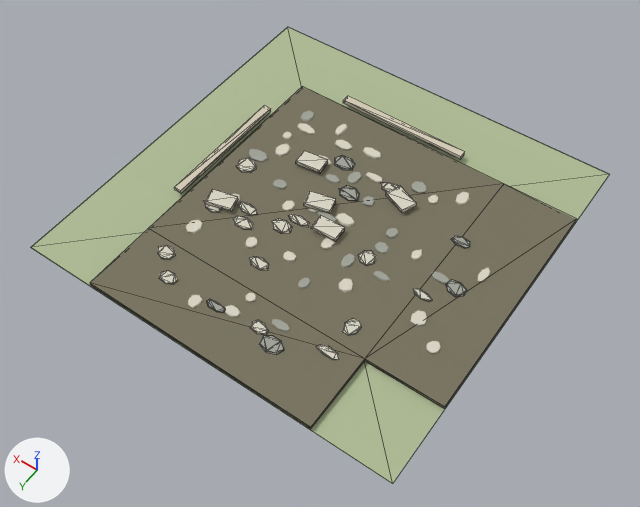
The glTF model frontend/public/assets/buildings/roads/common_road/common_road_corner_wn_construction.glb, before and after one commit.
The view is the same before and after, from a camera (50 mm lens) standing at (-2.87, 4.16, 5.84) and looking at (-0.12, 0.32, -0.2). Every picture has the same lights, and +X, +Y and +Z are marked at lower left. The older version comes first. Mesh edges are drawn as thin lines on the coarser meshes. Where no turn or scale is listed for an object, it has been applied to the vertices. Vertices at exactly the same position are counted once.

In view in the first picture: 'SM_road_connected_surface.105', 'SM_road_grass_tile.105', 'SM_shoulder_edge.106', 'SM_shoulder_edge.107' and 64 more.
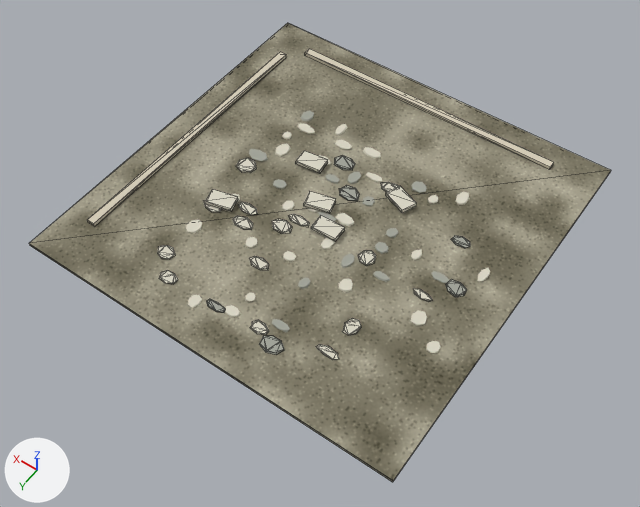
Pixel boxes [x1, y1, x2, y2] of what changed, in the pictures (640 x 507 px):
'SM_road_connected_surface.105', surface changed, reshaped (19% wider, 34% taller): before [90, 86, 577, 429]; after [29, 23, 611, 482]
'SM_road_grass_tile.105', deleted: before [31, 27, 609, 484]

Diff of the bpy script that builds the scene:
```diff
--- a/frontend/public/assets/buildings/roads/common_road/common_road_corner_wn_construction.glb.py
+++ b/frontend/public/assets/buildings/roads/common_road/common_road_corner_wn_construction.glb.py
@@ mat_mat_common_road_surface @@
 n2 = _N.new('ShaderNodeTexImage'); n2.name = 'Image Texture'
 n2.image = img_common_road_surface
-n3 = _N.new('ShaderNodeUVMap'); n3.name = 'UV Map'
-n3.uv_map = 'UVMap.-01'
 _L.new(n0.outputs[0], n1.inputs[0])  # 'BSDF' to 'Surface'
 _L.new(n2.outputs[0], n0.inputs[0])  # 'Color' to 'Base Color'
-_L.new(n3.outputs[0], n2.inputs[0])  # 'UV' to 'Vector'
@@ me_sm_road_connected_surface_105 @@
 # used by ob_sm_road_connected_surface_105; location = (0.0, 0.0, 0.0)
-me_sm_road_connected_surface_105.from_pydata(...)  # 16 vertices, 28 faces; spans x -1.8..1.1, y -1.1..1.8, z 0.03..0.05
+me_sm_road_connected_surface_105.from_pydata(...)  # 8 vertices, 12 faces; spans x -1.8..1.8, y -1.8..1.8, z 0.03..0.05
+# me_sm_road_connected_surface_105 part 1: the whole mesh is rebuilt
 me_sm_road_connected_surface_105.materials.append(mat_mat_common_road_surface)
@@ ob_sm_road_grass_tile_105 @@
-ob_sm_road_grass_tile_105 = bpy.data.objects.new('SM_road_grass_tile.105', me_cube_1237)
-ob_sm_road_grass_tile_105.location = (0.0, 0.0, 0.002)
```
